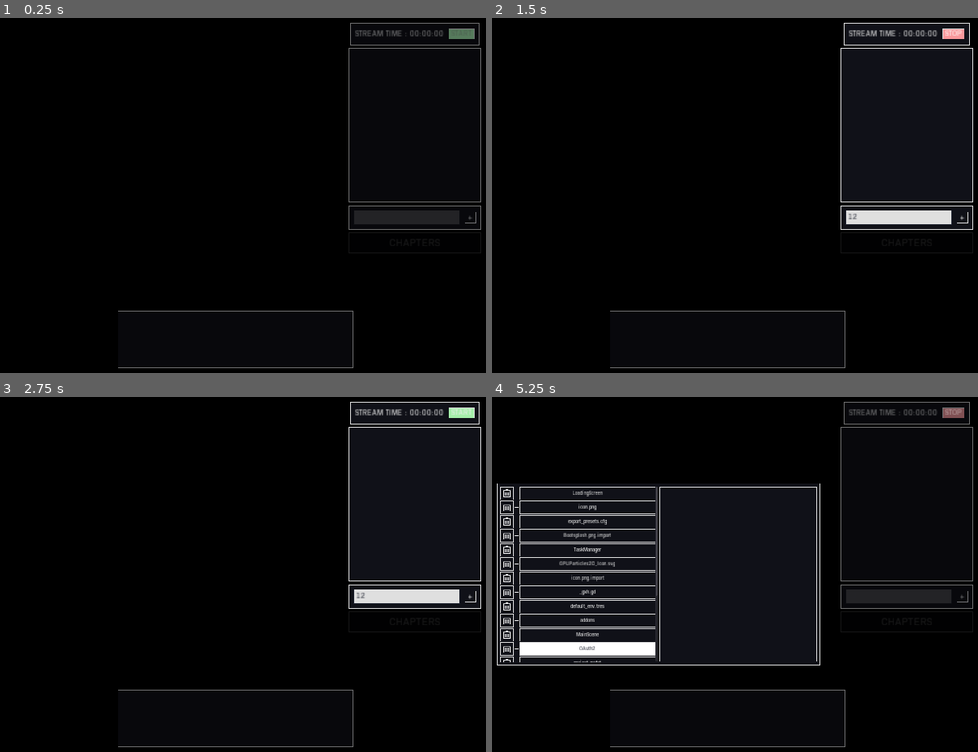
Above: before the commit, frames 1-4 (two rows, left to right).
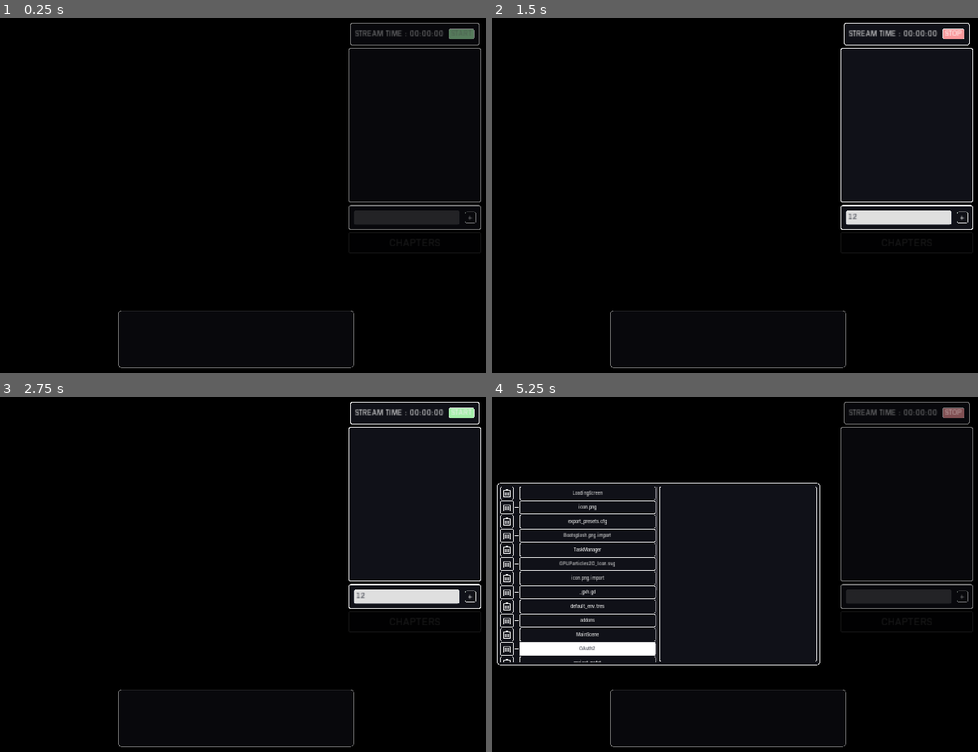
Above: after the commit, the same moments.

Repository: ACB-prgm/LiveStreamGamez.nosync
Game: Godot game, scene res://MainScene/Main.tscn
Same seed, same stepped clock (60 frames per second), same inputs: the game is played once before the commit and once after it.
Inputs (mouse positions are in pixels of both pictures, inside the frame that each line leads up to):
- Up to frame 1 (0.25 s): no input
- Up to frame 2 (1.5 s): click (900, 216) at 0.52 s; type "12" at 0.6 s; click "START" at 1.25 s
- Up to frame 3 (2.75 s): click "STOP" at 2 s
- Up to frame 4 (5.25 s): click "START" at 2.75 s; click "+" at 3.5 s; click "CHAPTERS" at 4.25 s; click "OAuth2" at 5 s

The runs differ from the first frame. In frame 1, 0.3% of the frame differs, in the area x 24-100%, y 1-99%; in frame 2, 0.3%; in frame 3, 0.3%; in frame 4, 1.1%, in the area x 0-100%, y 1-99%.
Error before the commit: Unable to iterate on object of type 'Nil'. (res://TaskManager/ChapterSelector/LiveStreamChapters.gd:33)
Error after the commit: Invalid call. Nonexistent function 'get' in base 'Nil'. (res://OAuth2_Test/OAuth2_Test.gd:125)

Commit message:
python

Diff:
--- a/ProjectFiles/ChatScraping/GetPythonChatScrape.gd
+++ b/ProjectFiles/ChatScraping/GetPythonChatScrape.gd
@@ -4,13 +4,12 @@
 const UDP_PORT = 4243
 
 var server := UDPServer.new()
-var ip_address : String
 var is_broadcasting := false
 var process_pids := []
 var LiveStream_URL := "https://www.youtube.com/watch?v="
 
-onready var global_path_to_dir = ProjectSettings.globalize_path("res://ChatScraping")
-onready var interpreter_path = ProjectSettings.globalize_path("res://venv/bin/python")
+onready var YouTubeScrape_py = ProjectSettings.globalize_path("user://YouTubeScrape.py")
+onready var interpreter_path = ProjectSettings.globalize_path("user://venv/bin/python")
 
 signal chat_packet_recieved(chat_packet)
 
@@ -32,7 +31,6 @@
 		LiveStream_URL += YoutTubeApi.BroadcastID
 		start_listening()
 		start_scraping()
-
 
 
 func _process(_delta):
@@ -73,7 +71,7 @@
 
 
 func start_scraping():
-	var PID = OS.execute(interpreter_path, [global_path_to_dir + "/YouTubeScrape.py", LiveStream_URL], false)
+	var PID = OS.execute(interpreter_path, [YouTubeScrape_py, LiveStream_URL], false)
 	process_pids.append(float(PID))
 
 
--- a/ProjectFiles/ChatScraping/YoutTubeAPI.gd
+++ b/ProjectFiles/ChatScraping/YoutTubeAPI.gd
@@ -4,7 +4,6 @@
 var BroadcastID : String
 var LiveBroadcastResource : Dictionary
 # https://developers.google.com/youtube/v3/live/docs/liveBroadcasts
-var nextPageToken : String
 var timer := Timer.new()
 var token = null
 
--- a/ProjectFiles/ChatXP/ChatPlayer/ChatPlayer.tscn
+++ b/ProjectFiles/ChatXP/ChatPlayer/ChatPlayer.tscn
@@ -11,6 +11,10 @@
 
 [sub_resource type="StyleBoxFlat" id=2]
 bg_color = Color( 0.878431, 0.878431, 0.878431, 1 )
+corner_radius_top_left = 10
+corner_radius_top_right = 10
+corner_radius_bottom_right = 10
+corner_radius_bottom_left = 10
 
 [node name="PanelContainer" type="PanelContainer"]
 margin_right = 1200.0
--- a/ProjectFiles/ChatXP/LiveChat/ChatManager.gd
+++ b/ProjectFiles/ChatXP/LiveChat/ChatManager.gd
@@ -39,7 +39,7 @@
 	modulate.a = 1
 
 	for comment in chat:
-		var current_stream = YoutTubeApi.LiveBroadcastResource.get("snippet").get("title")
+		current_stream = YoutTubeApi.LiveBroadcastResource.get("snippet").get("title")
 		var user = comment[0]
 		comment = comment[1]
 
--- a/ProjectFiles/MainScene/Main.gd
+++ b/ProjectFiles/MainScene/Main.gd
@@ -11,6 +11,8 @@
 
 
 
+
+
  #### CHAPTERS SELECT ####
 func _on_ChaptersButton_mouse_entered():
 	chaptersButton.modulate.a = 1.0
--- a/ProjectFiles/MainScene/Main.tscn
+++ b/ProjectFiles/MainScene/Main.tscn
@@ -17,6 +17,10 @@
 border_width_right = 4
 border_width_bottom = 4
 border_color = Color( 0.878431, 0.878431, 0.878431, 1 )
+corner_radius_top_left = 10
+corner_radius_top_right = 10
+corner_radius_bottom_right = 10
+corner_radius_bottom_left = 10
 
 [sub_resource type="StyleBoxEmpty" id=2]
 
@@ -46,6 +50,7 @@
 rect_scale = Vector2( 1.5, 1.5 )
 
 [node name="ChaptersSelectPopup" parent="." instance=ExtResource( 4 )]
+visible = false
 
 [node name="ChaptersButton" type="Button" parent="."]
 anchor_left = 1.0
@@ -66,6 +71,10 @@
 }
 
 [node name="ChatManagerControl" parent="." instance=ExtResource( 5 )]
+margin_left = 2.0
+margin_top = -1.0
+margin_right = 2.0
+margin_bottom = -1.0
 mouse_filter = 2
 
 [connection signal="mouse_entered" from="ChaptersButton" to="." method="_on_ChaptersButton_mouse_entered"]
--- a/ProjectFiles/OAuth2/OAuth2.gd
+++ b/ProjectFiles/OAuth2/OAuth2.gd
@@ -7,7 +7,6 @@
 
 onready var global_dir_path = ProjectSettings.globalize_path("res://OAuth2")
 onready var interpreter_path = ProjectSettings.globalize_path("res://venv/bin/python")
-
 signal token_recieved
 
 
--- /dev/null
+++ b/ProjectFiles/OAuth2_Test/OAuth2.tscn
@@ -0,0 +1,7 @@
+[gd_scene load_steps=2 format=2]
+
+[ext_resource path="res://OAuth2_Test/OAuth2_Test.gd" type="Script" id=1]
+
+[node name="OAuth2" type="Node2D"]
+modulate = Color( 0.878431, 0.878431, 0.878431, 1 )
+script = ExtResource( 1 )
--- /dev/null
+++ b/ProjectFiles/OAuth2_Test/OAuth2_Test.gd
@@ -0,0 +1,204 @@
+extends Node
+
+
+const PORT := 31419
+const BINDING := "127.0.0.1"
+const client_secret := "e346e1ul0W0mdqyPgIwBXeJy"
+const client_ID := "694582530887-sipt32jliecakrvo41l9b9g8ujfedk53.apps.googleusercontent.com"
+const auth_server := "https://accounts.google.com/o/oauth2/v2/auth"
+const token_req := "https://oauth2.googleapis.com/token"
+
+var redirect_server := TCP_Server.new()
+var redirect_uri := "http://%s:%s" % [BINDING, PORT]
+var token
+var refresh_token
+
+signal token_recieved
+
+
+func _ready():
+	set_process(false)
+
+
+func authorize():
+	load_tokens()
+
+	if !yield(is_token_valid(), "completed"):
+		if !yield(refresh_tokens(), "completed"):
+			get_auth_code()
+
+
+func _process(_delta):
+	if redirect_server.is_connection_available():
+		var connection = redirect_server.take_connection()
+		var request = connection.get_string(connection.get_available_bytes())
+		if request:
+			print(request)
+			set_process(false)
+			var auth_code = request.split("&scope")[0].split("=")[1]
+			get_token_from_auth(auth_code)
+
+			connection.put_data(("HTTP/1.1 %d\r\n" % 200).to_ascii())
+
+			connection.put_data(load_HTML("user://display_page.html").to_ascii())
+			redirect_server.stop()
+
+
+func get_auth_code():
+	set_process(true)
+	var redir_err = redirect_server.listen(PORT, BINDING)
+
+	var body_parts = [
+		"client_id=%s" % client_ID,
+		"redirect_uri=%s" % redirect_uri,
+		"response_type=code",
+		"scope=https://www.googleapis.com/auth/youtube.readonly",
+	]
+	var url = auth_server + "?" + PoolStringArray(body_parts).join("&")
+
+# warning-ignore:return_value_discarded
+	OS.shell_open(url) # Opens window for user authentication
+
+
+func get_token_from_auth(auth_code):
+
+	var headers = [
+		"Content-Type: application/x-www-form-urlencoded"
+	]
+	headers = PoolStringArray(headers)
+
+	var body_parts = [
+		"code=%s" % auth_code,
+		"client_id=%s" % client_ID,
+		"client_secret=%s" % client_secret,
+		"redirect_uri=%s" % redirect_uri,
+		"grant_type=authorization_code"
+	]
+
+	var body = PoolStringArray(body_parts).join("&")
+
+# warning-ignore:return_value_discarded
+	var http_request = HTTPRequest.new()
+	add_child(http_request)
+
+	var error = http_request.request(token_req, headers, true, HTTPClient.METHOD_POST, body)
+	if error != OK:
+		push_error("An error occurred in the HTTP request with ERR Code: %s" % error)
+
+	var response = yield(http_request, "request_completed")
+	var response_body = parse_json(response[3].get_string_from_utf8())
+
+	token = response_body["access_token"]
+	refresh_token = response_body["refresh_token"]
+
+	save_tokens()
+	emit_signal("token_recieved")
+
+
+func refresh_tokens():
+	print("refreshing")
+	var headers = [
+		"Content-Type: application/x-www-form-urlencoded"
+	]
+
+	var body_parts = [
+		"client_id=%s" % client_ID,
+		"client_secret=%s" % client_secret,
+		"refresh_token=%s" % refresh_token,
+		"grant_type=refresh_token"
+	]
+	var body = PoolStringArray(body_parts).join("&")
+
+# warning-ignore:return_value_discarded
+	var http_request = HTTPRequest.new()
+	add_child(http_request)
+
+	var error = http_request.request(token_req, headers, true, HTTPClient.METHOD_POST, body)
+
+	if error != OK:
+		push_error("An error occurred in the HTTP request with ERR Code: %s" % error)
+
+	var response = yield(http_request, "request_completed")
+
+	var response_body = parse_json(response[3].get_string_from_utf8())
+
+	if response_body.get("access_token"):
+		token = response_body["access_token"]
+		save_tokens()
+		print("token refreshed")
+		emit_signal("token_recieved")
+		return true
+	else:
+		return false
+
+
+func is_token_valid() -> bool:
+	if !token:
+		yield(get_tree().create_timer(0.001), "timeout")
+		return false
+
+	var headers = [
+		"Content-Type: application/x-www-form-urlencoded"
+	]
+
+	var body = "access_token=%s" % token
+# warning-ignore:return_value_discarded
+	var http_request = HTTPRequest.new()
+	add_child(http_request)
+
+	var error = http_request.request(token_req + "info", headers, true, HTTPClient.METHOD_POST, body)
+	if error != OK:
+		push_error("An error occurred in the HTTP request with ERR Code: %s" % error)
+
+	var response = yield(http_request, "request_completed")
+
+	var expiration = parse_json(response[3].get_string_from_utf8()).get("expires_in")
+
+	if expiration and int(expiration) > 0:
+		print("token is valid")
+		emit_signal("token_recieved")
+		return true
+	else:
+		return false
+
+
+# SAVE/LOAD
+const SAVE_DIR = 'user://token/'
+var save_path = SAVE_DIR + 'token.dat'
+
+
+func save_tokens():
+	var dir = Directory.new()
+	if !dir.dir_exists(SAVE_DIR):
+		dir.make_dir_recursive(SAVE_DIR)
+
+	var file = File.new()
+	var error = file.open_encrypted_with_pass(save_path, File.WRITE, 'abigail')
+	if error == OK:
+		var tokens = {
+			"token" : token,
+			"refresh_token" : refresh_token
+		}
+		file.store_var(tokens)
+		file.close()
+
+
+func load_tokens():
+	var file = File.new()
+	if file.file_exists(save_path):
+		var error = file.open_encrypted_with_pass(save_path, File.READ, 'abigail')
+		if error == OK:
+			var tokens = file.get_var()
+			token = tokens.get("token")
+			refresh_token = tokens.get("refresh_token")
+			file.close()
+			print("token loaded successfully")
+
+
+func load_HTML(path):
+	var file = File.new()
+	if file.file_exists(path):
+		file.open(path, File.READ)
+		var HTML = file.get_as_text().replace("    ", "\t").insert(0, "\n")
+		file.close()
+		return HTML
--- a/ProjectFiles/TaskManager/ChapterSelector/Button.gd
+++ b/ProjectFiles/TaskManager/ChapterSelector/Button.gd
@@ -2,7 +2,6 @@
 
 
 onready var fileButton = $Button
-onready var deleteButton = $DeleteButton
 
 var text := ""
 
--- a/ProjectFiles/TaskManager/ChapterSelector/LiveStreamChapters.gd
+++ b/ProjectFiles/TaskManager/ChapterSelector/LiveStreamChapters.gd
@@ -3,7 +3,6 @@
 
 const SAVE_DIR := 'user://LiveStreamChapters/'
 
-var outlineStylebox = preload("res://TaskManager/OutlineOnlyStylebox.tres")
 var button_TSCN = preload("res://TaskManager/ChapterSelector/FileButton.tscn")
 var stream_files : Array
 
--- a/ProjectFiles/TaskManager/ChapterSelector/LiveStreamChapters.tscn
+++ b/ProjectFiles/TaskManager/ChapterSelector/LiveStreamChapters.tscn
@@ -1,11 +1,36 @@
-[gd_scene load_steps=15 format=2]
+[gd_scene load_steps=16 format=2]
 
 [ext_resource path="res://TaskManager/ChapterSelector/LiveStreamChapters.gd" type="Script" id=1]
 [ext_resource path="res://TaskManager/Flat-it - BioSans-Regular.otf" type="DynamicFontData" id=2]
 [ext_resource path="res://TaskManager/OutlineOnlyStylebox.tres" type="StyleBox" id=3]
 [ext_resource path="res://TaskManager/TMFont.tres" type="DynamicFont" id=4]
+[ext_resource path="res://TaskManager/OutlineWithFill.tres" type="StyleBox" id=5]
 
-[sub_resource type="StyleBoxFlat" id=1]
+[sub_resource type="StyleBoxEmpty" id=1]
+
+[sub_resource type="StyleBoxEmpty" id=2]
+
+[sub_resource type="DynamicFont" id=3]
+size = 48
+font_data = ExtResource( 2 )
+
+[sub_resource type="StyleBoxEmpty" id=4]
+
+[sub_resource type="StyleBoxEmpty" id=5]
+
+[sub_resource type="StyleBoxFlat" id=6]
+content_margin_left = 20.0
+content_margin_right = 20.0
+content_margin_top = 20.0
+content_margin_bottom = 20.0
+bg_color = Color( 1, 1, 1, 1 )
+border_width_left = 4
+border_width_top = 4
+border_width_right = 4
+border_width_bottom = 4
+border_color = Color( 0.878431, 0.878431, 0.878431, 1 )
+
+[sub_resource type="StyleBoxFlat" id=7]
 content_margin_left = 20.0
 content_margin_right = 20.0
 content_margin_top = 20.0
@@ -17,31 +42,14 @@
 border_width_bottom = 4
 border_color = Color( 0.878431, 0.878431, 0.878431, 1 )
 
-[sub_resource type="StyleBoxEmpty" id=2]
+[sub_resource type="StyleBoxFlat" id=8]
+bg_color = Color( 1, 0, 0, 1 )
+corner_radius_top_left = 10
+corner_radius_top_right = 10
+corner_radius_bottom_right = 10
+corner_radius_bottom_left = 10
 
-[sub_resource type="StyleBoxEmpty" id=3]
-
-[sub_resource type="DynamicFont" id=4]
-size = 48
-font_data = ExtResource( 2 )
-
-[sub_resource type="StyleBoxEmpty" id=5]
-
-[sub_resource type="StyleBoxEmpty" id=6]
-
-[sub_resource type="StyleBoxFlat" id=7]
-content_margin_left = 20.0
-content_margin_right = 20.0
-content_margin_top = 20.0
-content_margin_bottom = 20.0
-bg_color = Color( 1, 1, 1, 1 )
-border_width_left = 4
-border_width_top = 4
-border_width_right = 4
-border_width_bottom = 4
-border_color = Color( 0.878431, 0.878431, 0.878431, 1 )
-
-[sub_resource type="StyleBoxFlat" id=8]
+[sub_resource type="StyleBoxFlat" id=9]
 content_margin_left = 20.0
 content_margin_right = 20.0
 content_margin_top = 20.0
@@ -52,9 +60,10 @@
 border_width_right = 4
 border_width_bottom = 4
 border_color = Color( 0.878431, 0.878431, 0.878431, 1 )
-
-[sub_resource type="StyleBoxFlat" id=9]
-bg_color = Color( 1, 0, 0, 1 )
+corner_radius_top_left = 10
+corner_radius_top_right = 10
+corner_radius_bottom_right = 10
+corner_radius_bottom_left = 10
 
 [sub_resource type="Theme" id=10]
 default_font = ExtResource( 4 )
@@ -64,14 +73,14 @@
 Button/colors/font_color_pressed = Color( 1, 1, 1, 1 )
 Button/constants/hseparation = 2
 Button/fonts/font = null
-Button/styles/disabled = SubResource( 5 )
-Button/styles/focus = SubResource( 6 )
-Button/styles/hover = SubResource( 7 )
-Button/styles/normal = SubResource( 8 )
+Button/styles/disabled = SubResource( 4 )
+Button/styles/focus = SubResource( 5 )
+Button/styles/hover = SubResource( 6 )
+Button/styles/normal = SubResource( 7 )
 Button/styles/pressed = null
 Dialogs/constants/button_margin = 32
 Dialogs/constants/margin = 8
-PopupDialog/styles/panel = SubResource( 9 )
+PopupDialog/styles/panel = SubResource( 8 )
 WindowDialog/colors/title_color = Color( 1, 1, 1, 1 )
 WindowDialog/constants/close_h_ofs = 18
 WindowDialog/constants/close_v_ofs = 18
@@ -80,9 +89,10 @@
 WindowDialog/fonts/title_font = null
 WindowDialog/icons/close = null
 WindowDialog/icons/close_highlight = null
-WindowDialog/styles/panel = SubResource( 1 )
+WindowDialog/styles/panel = SubResource( 9 )
 
 [node name="ChaptersSelectPopup" type="Popup"]
+visible = true
 anchor_left = 0.5
 anchor_top = 0.5
 anchor_right = 0.5
@@ -99,7 +109,7 @@
 [node name="Panel" type="PanelContainer" parent="."]
 anchor_right = 1.0
 anchor_bottom = 1.0
-custom_styles/panel = SubResource( 1 )
+custom_styles/panel = ExtResource( 5 )
 __meta__ = {
 "_edit_use_anchors_": false
 }
--- a/ProjectFiles/TaskManager/FinishedPopup/FinishedPopup.gd
+++ b/ProjectFiles/TaskManager/FinishedPopup/FinishedPopup.gd
@@ -3,9 +3,9 @@
 
 var title := ""
 
-onready var hourInput = $Panel/StreamDuration/HBoxContainer/HourInput
-onready var minInput = $Panel/StreamDuration/HBoxContainer/MinutesInput
-onready var secInput = $Panel/StreamDuration/HBoxContainer/SecondsInput
+#onready var hourInput = $Panel/StreamDuration/HBoxContainer/HourInput
+#onready var minInput = $Panel/StreamDuration/HBoxContainer/MinutesInput
+#onready var secInput = $Panel/StreamDuration/HBoxContainer/SecondsInput
 onready var streamNameLineEdit = $Panel/StreamName/StreamNameLineEdit
 
 signal set_final_duration(title)
--- a/ProjectFiles/TaskManager/OutlineOnlyStylebox.tres
+++ b/ProjectFiles/TaskManager/OutlineOnlyStylebox.tres
@@ -11,3 +11,7 @@
 border_width_right = 4
 border_width_bottom = 4
 border_color = Color( 0.878431, 0.878431, 0.878431, 1 )
+corner_radius_top_left = 10
+corner_radius_top_right = 10
+corner_radius_bottom_right = 10
+corner_radius_bottom_left = 10
--- a/ProjectFiles/TaskManager/OutlineWithFill.tres
+++ b/ProjectFiles/TaskManager/OutlineWithFill.tres
@@ -11,3 +11,7 @@
 border_width_right = 4
 border_width_bottom = 4
 border_color = Color( 0.878431, 0.878431, 0.878431, 1 )
+corner_radius_top_left = 20
+corner_radius_top_right = 20
+corner_radius_bottom_right = 20
+corner_radius_bottom_left = 20
--- a/ProjectFiles/TaskManager/Task/Task.gd
+++ b/ProjectFiles/TaskManager/Task/Task.gd
@@ -4,7 +4,6 @@
 var task : String = "TASK NAME"
 var start_time_str : String
 var start_time_sec : int
-var end_time_secs : int
 var stream_start_time : int = 0
 var completed : bool = false
 
--- a/ProjectFiles/TaskManager/TaskManager.gd
+++ b/ProjectFiles/TaskManager/TaskManager.gd
@@ -9,11 +9,6 @@
 var start_time : int
 var seconds_elapsed : int
 var chapters := []
-var time_passed := {
-	"hours" : 0,
-	"minutes" : 0,
-	"seconds" : 0,
-}
 
 onready var popup_INS = preload("res://TaskManager/FinishedPopup/FinishedPopup.tscn").instance()
 onready var streamTimeLabel = $PanelContainer/HBoxContainer/StreamTimeLabel
--- a/ProjectFiles/TaskManager/TaskManager.tscn
+++ b/ProjectFiles/TaskManager/TaskManager.tscn
@@ -17,6 +17,10 @@
 border_width_right = 4
 border_width_bottom = 4
 border_color = Color( 0.878431, 0.878431, 0.878431, 1 )
+corner_radius_top_left = 10
+corner_radius_top_right = 10
+corner_radius_bottom_right = 10
+corner_radius_bottom_left = 10
 
 [sub_resource type="StyleBoxFlat" id=2]
 content_margin_left = 10.0
@@ -27,6 +31,10 @@
 border_width_right = 2
 border_width_bottom = 2
 border_color = Color( 0.878431, 0.878431, 0.878431, 1 )
+corner_radius_top_left = 8
+corner_radius_top_right = 8
+corner_radius_bottom_right = 8
+corner_radius_bottom_left = 8
 
 [sub_resource type="StyleBoxEmpty" id=3]
 
@@ -45,6 +53,10 @@
 border_width_right = 2
 border_width_bottom = 2
 border_color = Color( 0.12549, 0.141176, 0.192157, 1 )
+corner_radius_top_left = 8
+corner_radius_top_right = 8
+corner_radius_bottom_right = 8
+corner_radius_bottom_left = 8
 
 [sub_resource type="StyleBoxFlat" id=7]
 content_margin_left = 10.0
@@ -55,6 +67,10 @@
 border_width_right = 2
 border_width_bottom = 2
 border_color = Color( 0.878431, 0.878431, 0.878431, 1 )
+corner_radius_top_left = 8
+corner_radius_top_right = 8
+corner_radius_bottom_right = 8
+corner_radius_bottom_left = 8
 
 [sub_resource type="StyleBoxFlat" id=8]
 content_margin_left = 10.0
@@ -65,6 +81,10 @@
 border_width_right = 2
 border_width_bottom = 2
 border_color = Color( 0.878431, 0.878431, 0.878431, 1 )
+corner_radius_top_left = 8
+corner_radius_top_right = 8
+corner_radius_bottom_right = 8
+corner_radius_bottom_left = 8
 
 [sub_resource type="DynamicFont" id=9]
 size = 32
--- a/ProjectFiles/project.godot
+++ b/ProjectFiles/project.godot
@@ -29,20 +29,20 @@
 [autoload]
 
 GetPythonChatScrape="*res://ChatScraping/GetPythonChatScrape.gd"
-OAuth2="*res://OAuth2/OAuth2.gd"
 YoutTubeApi="*res://ChatScraping/YoutTubeAPI.gd"
 TaskManagerGlobals="*res://TaskManager/TaskManagerGlobals.gd"
+OAuth2="*res://OAuth2_Test/OAuth2_Test.gd"
 
 [debug]
 
 gdscript/completion/autocomplete_setters_and_getters=true
+gdscript/warnings/unused_class_variable=true
 
 [display]
 
 window/size/width=3840
 window/size/height=2160
-window/size/test_width=1920
-window/size/test_height=1080
+window/dpi/allow_hidpi=true
 window/per_pixel_transparency/allowed=true
 window/per_pixel_transparency/enabled=true
 window/stretch/mode="2d"
Not shown: 1 places in ProjectFiles/TaskManager/ChapterSelector/LiveStreamChapters.tscn that only renumber resources
Not shown: 1 places in ProjectFiles/TaskManager/TaskManager.tscn that only renumber resources
Not shown, changed: ProjectFiles/export_presets.cfg
